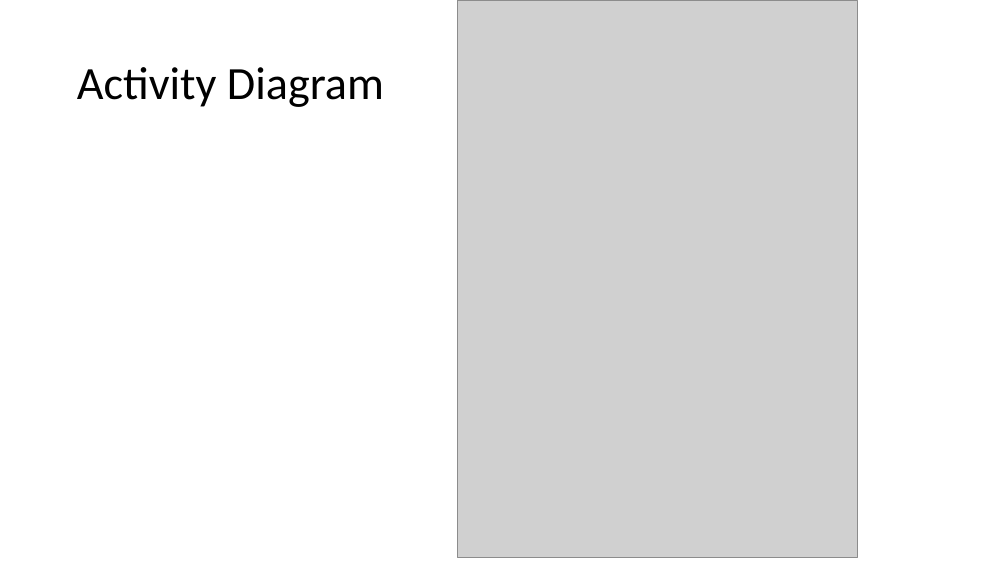
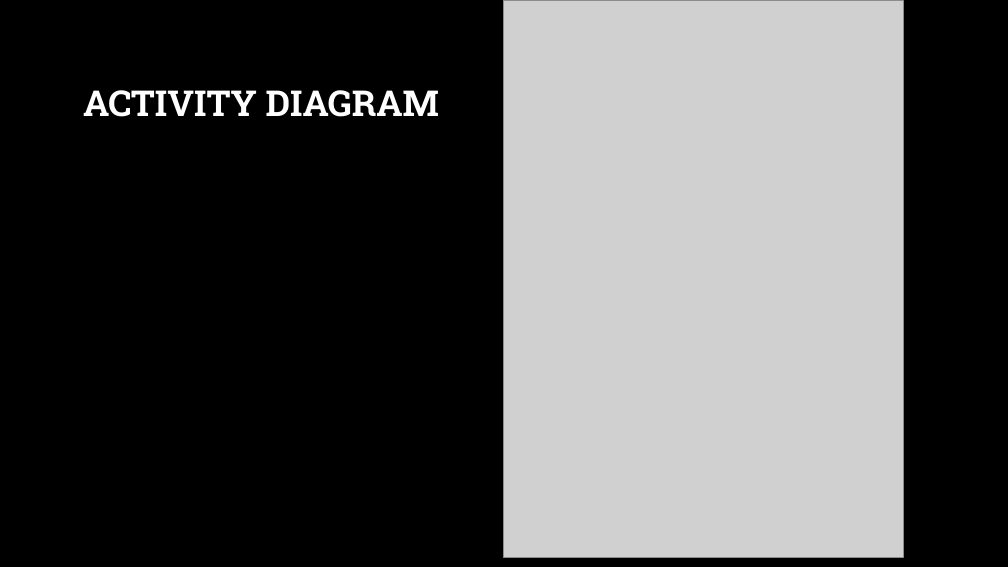
Before and after one commit to Dibya-Bharat/Major_project, a slide deck: slide 11 of Report/Tourism Recommendation Application.pptx. Drawn at 1008x567 pixels with LibreOffice and Linux fonts; fonts in the diff are those of the drawing; grey boxes stand for pictures; background and template pictures are left out. Boxes give left, top, right and bottom in pixels: in the first picture for what was removed or moved away, otherwise in the second. Text is boxed around its words. In the diff, an @@ line names an element or a change of style, - is before the commit and + after.

```diff
--- a/Report/Tourism Recommendation Application.pptx
+++ b/Report/Tourism Recommendation Application.pptx
@@ background #FFFFFF to picture (left out) @@
@@ picture: place and size @@
-picture at box(457, 0, 858, 557)
+picture at box(504, 0, 904, 557)
@@ title at box(83, 90, 439, 117): text changed; size 44 to 34 pt; font Calibri to Roboto Slab; text colour #000000 to #FFFFFF; bold on @@
-Activity Diagram
+ACTIVITY DIAGRAM
```
Also in this commit, not shown: 13 other slides changed, 1 slide added.
